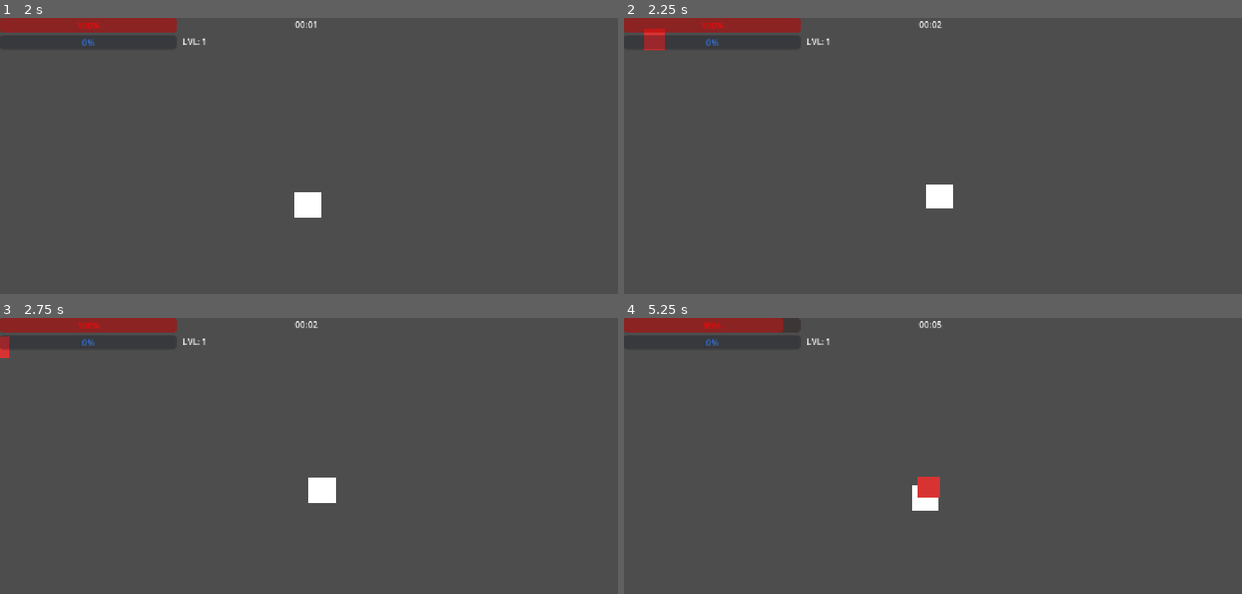
Above: before the commit, frames 1-4 (two rows, left to right).
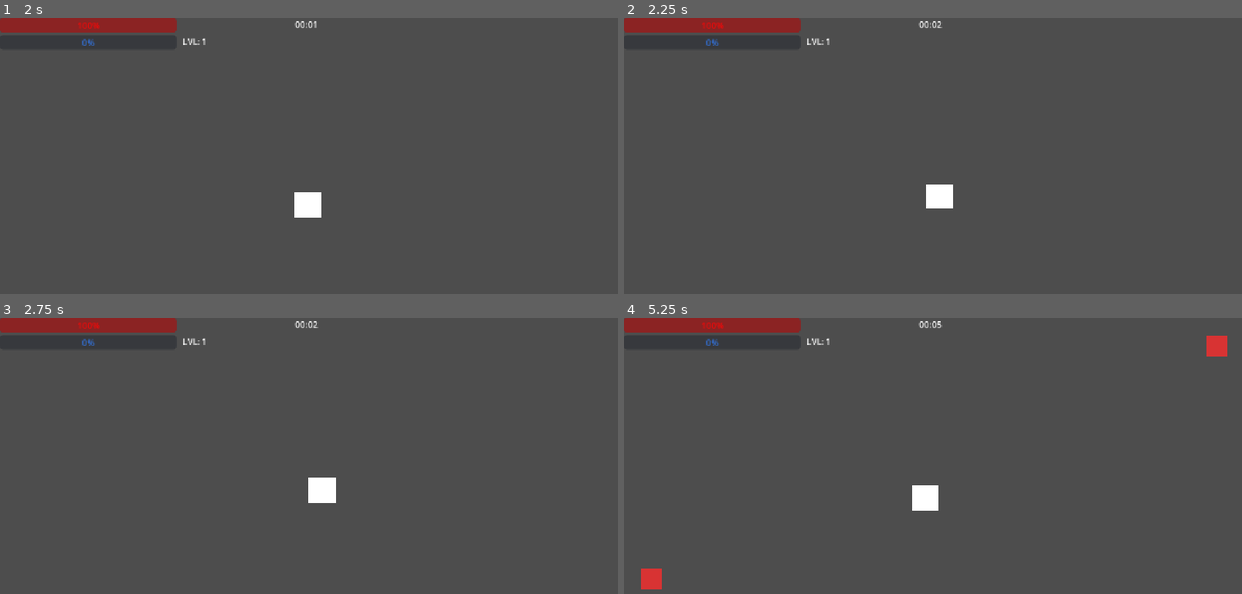
Above: after the commit, the same moments.

Repository: StickLick/Beta_Godot
Game: Godot game, scene res://Assets/Scenes/Main.tscn
Two runs of this game, one before a commit and one after it. Both use one fixed random seed, a clock stepped at 60 frames per second and the inputs below.
Inputs:
- Up to frame 1 (2 s): tap Enter at 0.5 s; hold D (move_right) 0.53-1.28 s; tap Space at 1.25 s; hold S (move_down) from 1.28 s (still down)
- Up to frame 2 (2.25 s): release S (move_down) at 2.03 s; hold D (move_right) from 2.03 s (still down)
- Up to frame 3 (2.75 s): keep holding D (move_right)
- Up to frame 4 (5.25 s): release D (move_right) at 2.78 s; hold W (move_up) 2.78-3.53 s; hold A (move_left) 3.53-5.03 s; hold S (move_down) from 5.03 s (still down)

Frame 1 is identical in both runs. In frame 2, 0.3% of the frame differs, in the area x 3-7%, y 3-12%; in frame 3, 0.1%; in frame 4, 1.0%, in the area x 2-98%, y 0-99%.

Commit message:
Difficulty

Diff:
--- a/Assets/Scenes/Main.tscn
+++ b/Assets/Scenes/Main.tscn
@@ -21,3 +21,7 @@
 
 [node name="DifficultyController" type="Node2D" parent="." unique_id=1154629493]
 script = ExtResource("5_gjahs")
+base_spawn_interval = 5.0
+min_spawn_interval = 1.0
+count_growth_rate = 0.05
+growth_factor = 200.0
--- a/Assets/Scenes/difficulty_controller.gd
+++ b/Assets/Scenes/difficulty_controller.gd
@@ -3,26 +3,33 @@
 @export_group("Difficulty Configuration")
 @export var base_spawn_interval: float = 2.0
 @export var min_spawn_interval: float = 0.5
+@export var count_growth_rate: float = 0.1
+@export var growth_factor: float = 60.0
 
 func _ready() -> void:
     if Engine.is_editor_hint():
         push_warning("DifficultyController is a runtime logic node and will not function in the editor preview.")
 
 func get_multiplier() -> float:
-    # Safely access the registered Autoload singleton
     if not GameManager is Object:
-        push_error("GameManager autoload is missing or not properly configured. Difficulty calculations will default to 1.0.")
+        push_error("GameManager autoload missing. Difficulty defaults to 1.0x.")
         return 1.0
-
-    var game_time: float = GameManager.time_elapsed
-    return 1.0 + (game_time / 60.0)
+    # Теперь мы используем переменную, которая появится в Инспекторе
+    return 1.0 + (GameManager.time_elapsed / growth_factor)
 
 func get_spawn_interval(base_interval: float, min_interval: float) -> float:
     var multiplier: float = get_multiplier()
-    var scaled_interval: float = base_interval / multiplier
-    # Clamp the result to ensure it never drops below the minimum threshold
-    return max(scaled_interval, min_interval)
+    return max(base_interval / multiplier, min_interval)
 
 func get_stat_multiplier() -> float:
-    # Stat scaling uses the exact same difficulty curve as spawn rates
     return get_multiplier()
+
+func get_spawn_count(base_count: int) -> int:
+    if not GameManager is Object:
+        push_error("GameManager autoload missing. Spawn count defaults to base value.")
+        return base_count
+
+    var time_elapsed: float = GameManager.time_elapsed
+    var raw_value: float = float(base_count) * (1.0 + time_elapsed * count_growth_rate)
+
+    return int(ceil(raw_value))
--- a/scripts/enemy_spawner.gd
+++ b/scripts/enemy_spawner.gd
@@ -1,18 +1,18 @@
 extends Node2D
 
-# Inspector-configurable exports
 @export var enemy_scene: PackedScene = null
 @export var spawn_radius: float = 600.0
-@export var base_interval: float = 2.0
 @export var min_interval: float = 0.5
 @export var difficulty_controller: Node = null
 
 var _spawn_timer: Timer
 
 func _ready() -> void:
-    # Initialize and configure the spawning timer
+    _setup_timer()
+
+func _setup_timer() -> void:
     _spawn_timer = Timer.new()
-    _spawn_timer.wait_time = base_interval
+    _spawn_timer.wait_time = difficulty_controller.base_spawn_interval
     _spawn_timer.autostart = true
     _spawn_timer.timeout.connect(_on_spawn_timeout)
     add_child(_spawn_timer)
@@ -23,32 +23,49 @@
         return
 
     # Update timer duration based on dynamic difficulty
-    var scaled_interval: float = difficulty_controller.get_spawn_interval(base_interval, min_interval)
+    var scaled_interval = difficulty_controller.get_spawn_interval(
+        difficulty_controller.base_spawn_interval,
+        difficulty_controller.min_spawn_interval
+    )
     _spawn_timer.wait_time = scaled_interval
     _spawn_timer.start()
 
-    _trigger_enemy_spawn()
+    # Get dynamically scaled spawn count (base is 1)
+    var spawn_count: int = difficulty_controller.get_spawn_count(1)
 
-func _trigger_enemy_spawn() -> void:
+    # Spawn each enemy individually with radial positioning
+    for i in range(spawn_count):
+        _spawn_enemy()
+
+    # Блок для отладки баланса спавна
+    var current_interval = difficulty_controller.get_spawn_interval(difficulty_controller.base_spawn_interval, min_interval)
+    var current_count = difficulty_controller.get_spawn_count(1)
+    var multiplier = difficulty_controller.get_multiplier()
+
+    print("--- SPANW DEBUG ---")
+    print("Time: ", GameManager.time_elapsed)
+    print("Interval: ", current_interval)
+    print("Count: ", current_count)
+    print("Multiplier: ", multiplier)
+
+func _spawn_enemy() -> void:
     if enemy_scene == null or difficulty_controller == null:
         return
 
-    var player: Node2D = get_tree().get_first_node_in_group("player")
+    var player: Node2D = get_tree().get_first_node_in_group("player") as Node2D
     if player == null:
-        push_warning("Player node not found in group 'player'. Spawn aborted.")
         return
 
-    # Calculate radial spawn position around the player
+    # Radial spawn logic (intact)
     var angle: float = randf() * TAU
     var spawn_offset: Vector2 = Vector2.from_angle(angle) * spawn_radius
     var target_position: Vector2 = player.position + spawn_offset
 
-    # Instantiate, position, and parent the enemy
     var enemy_instance: Node2D = enemy_scene.instantiate() as Node2D
     enemy_instance.position = target_position
     add_child(enemy_instance)
 
-    # Apply difficulty scaling to base stats
+    # Apply difficulty scaling to stats
     var multiplier: float = difficulty_controller.get_multiplier()
     if "health" in enemy_instance and "damage" in enemy_instance:
         enemy_instance.health *= multiplier
